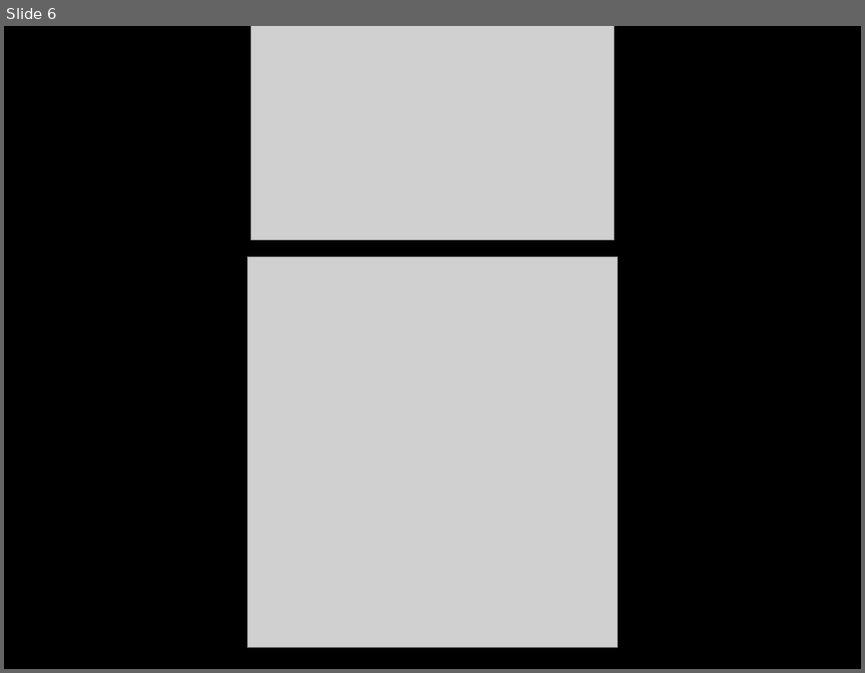
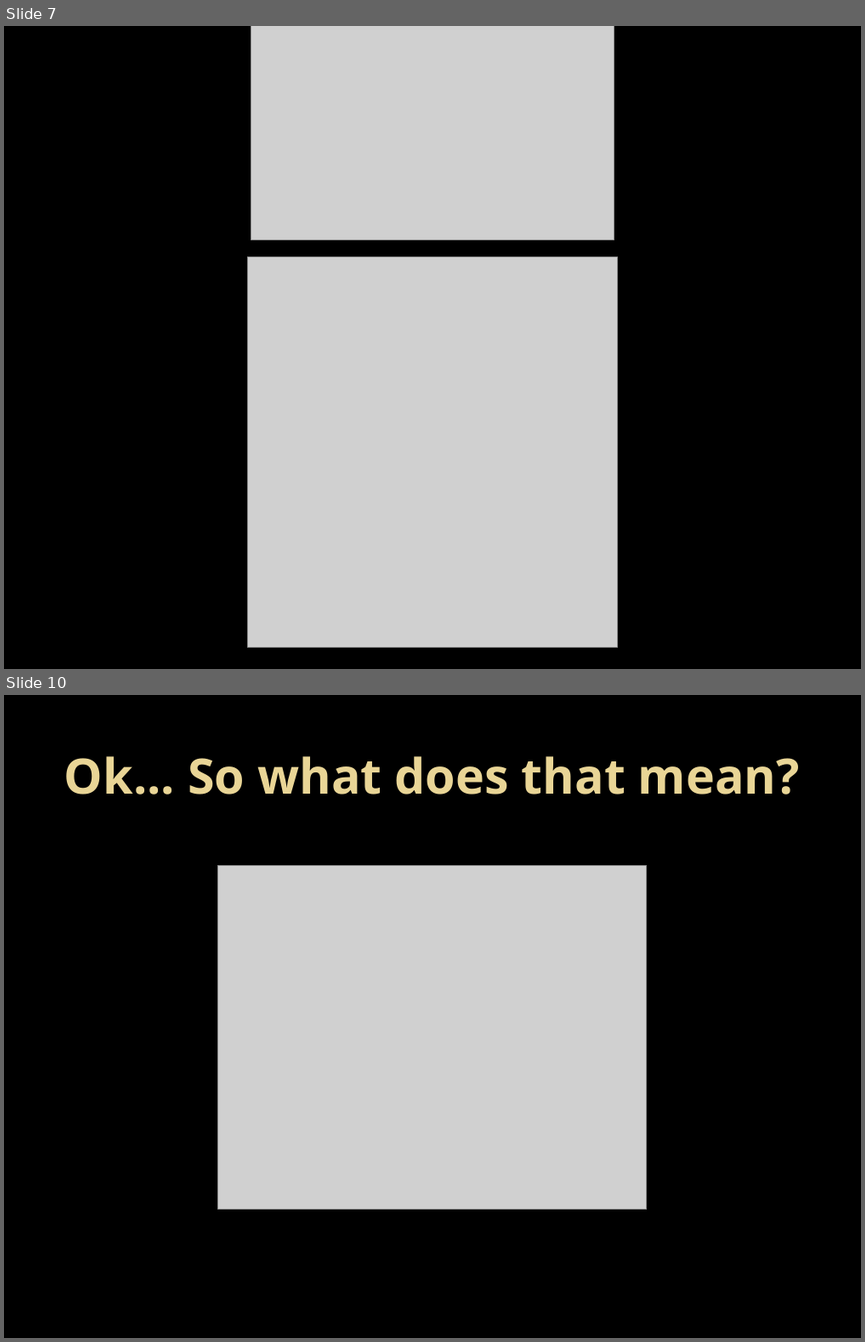
Before and after one commit to justinsoliz/ravendb_nancyfx_presentation, a slide deck: raven_nancy_slides.pptx. Shown one above the other, each under a label of ours: slide 6 before the commit, slides 7 and 10 after it; the slides between them are not shown. The pictures are 865x673 and 865x1342 pixels, drawn with LibreOffice and Linux fonts; fonts in the diff are those of the drawing; grey boxes stand for pictures; background and template pictures are left out. Boxes give left, top, right and bottom in pixels: in the first picture for what was removed or moved away, otherwise in the second. Text is boxed around its words. In the diff, an @@ line names an element or a change of style, - is before the commit and + after.

```diff
--- a/raven_nancy_slides.pptx
+++ b/raven_nancy_slides.pptx
@@ slide 10 added at (4, 695, 861, 1338), background picture (left out) @@
@@ title added at (64, 756, 800, 794), 41 pt, text gradient #EAD696 to #E7D081, bold @@
+Ok... So what does that mean?
@@ picture added at (218, 866, 647, 1209) @@
@@ what was slide 6 is now slide 7 @@
```
Also in this commit, not shown: 1 slide changed, 10 other slides added.
